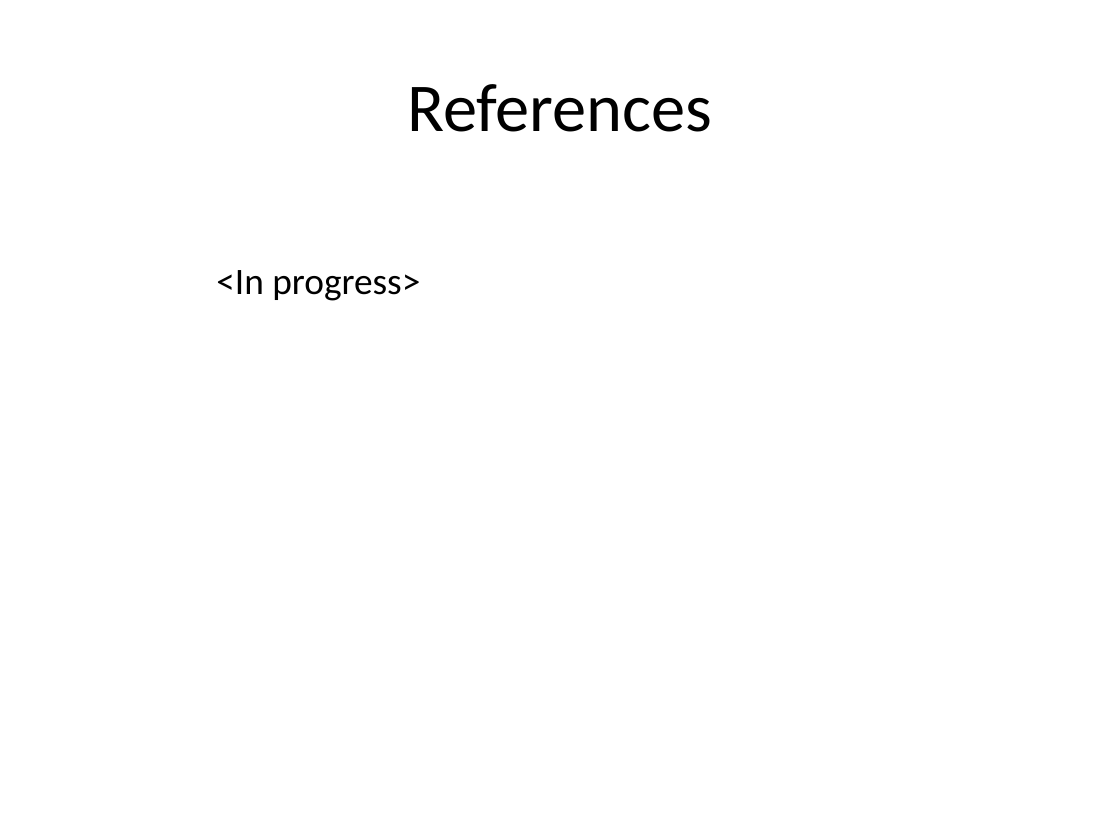
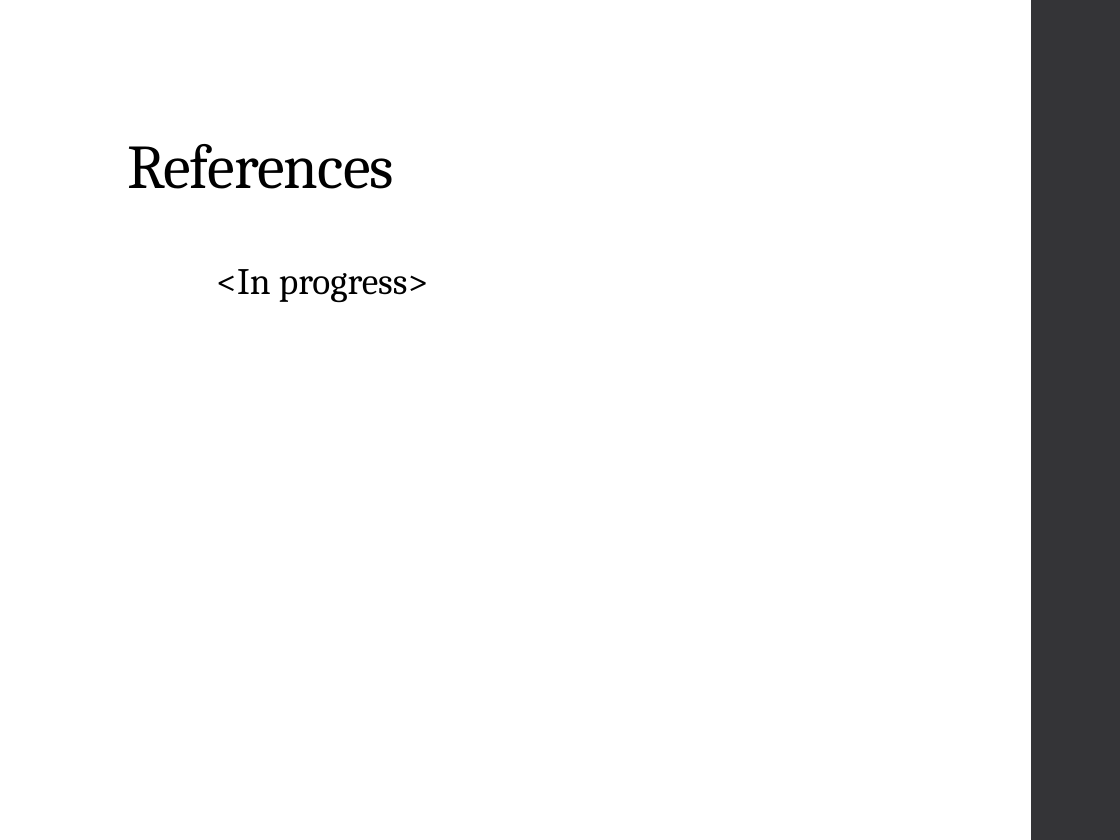
Before and after one commit to OlgaGavrylchenko/Messenger, a slide deck: slide 9 of First_Draft_Presentation.pptx. Drawn at 1120x840 pixels with LibreOffice and Linux fonts; fonts in the diff are those of the drawing. Boxes give left, top, right and bottom in pixels: in the first picture for what was removed or moved away, otherwise in the second. Text is boxed around its words. In the diff, an @@ line names an element or a change of style, - is before the commit and + after.

Commit message:
Architecture slide added
- Added architecture slide
- Changed the Design of the presentation

```diff
--- a/First_Draft_Presentation.pptx
+++ b/First_Draft_Presentation.pptx
@@ rectangle added at [1032,0,1120,840], fill #353537 @@
@@ title "References": place and size @@
-title "References" at [407,84,712,132]
+title "References" at [127,144,394,189]
@@ title "References" at [127,144,394,189]: size 44 to 40 pt, font Calibri to Cambria, letter spacing 0 to -0.5 pt; alignment centre to left; line spacing 1 to 0.9; vertical alignment middle to bottom @@
@@ text "<In progress>" at [216,269,428,303]: font Calibri to Cambria @@
```
Also in this commit, not shown: 9 other slides changed, 2 other files.
